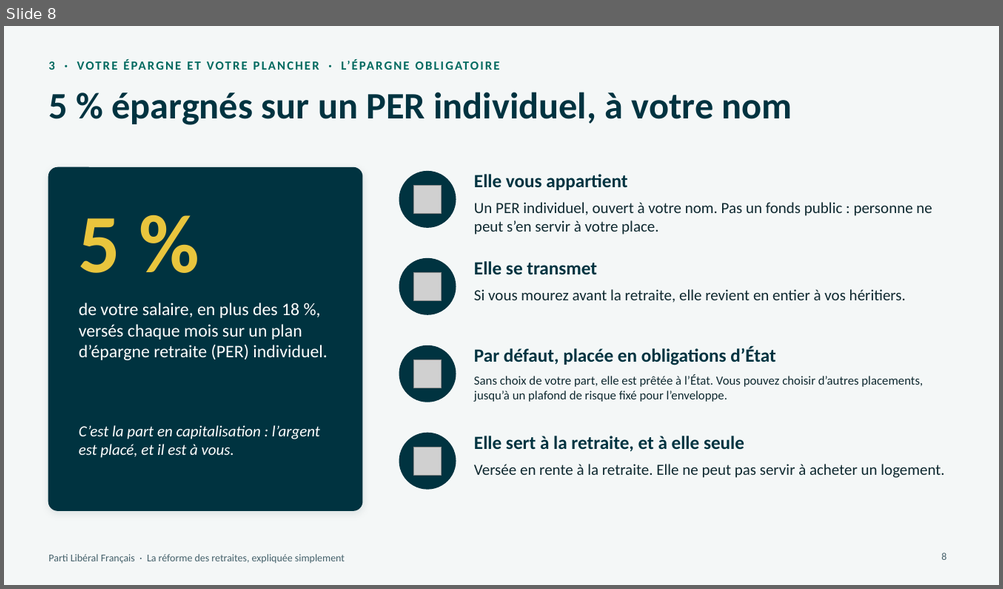
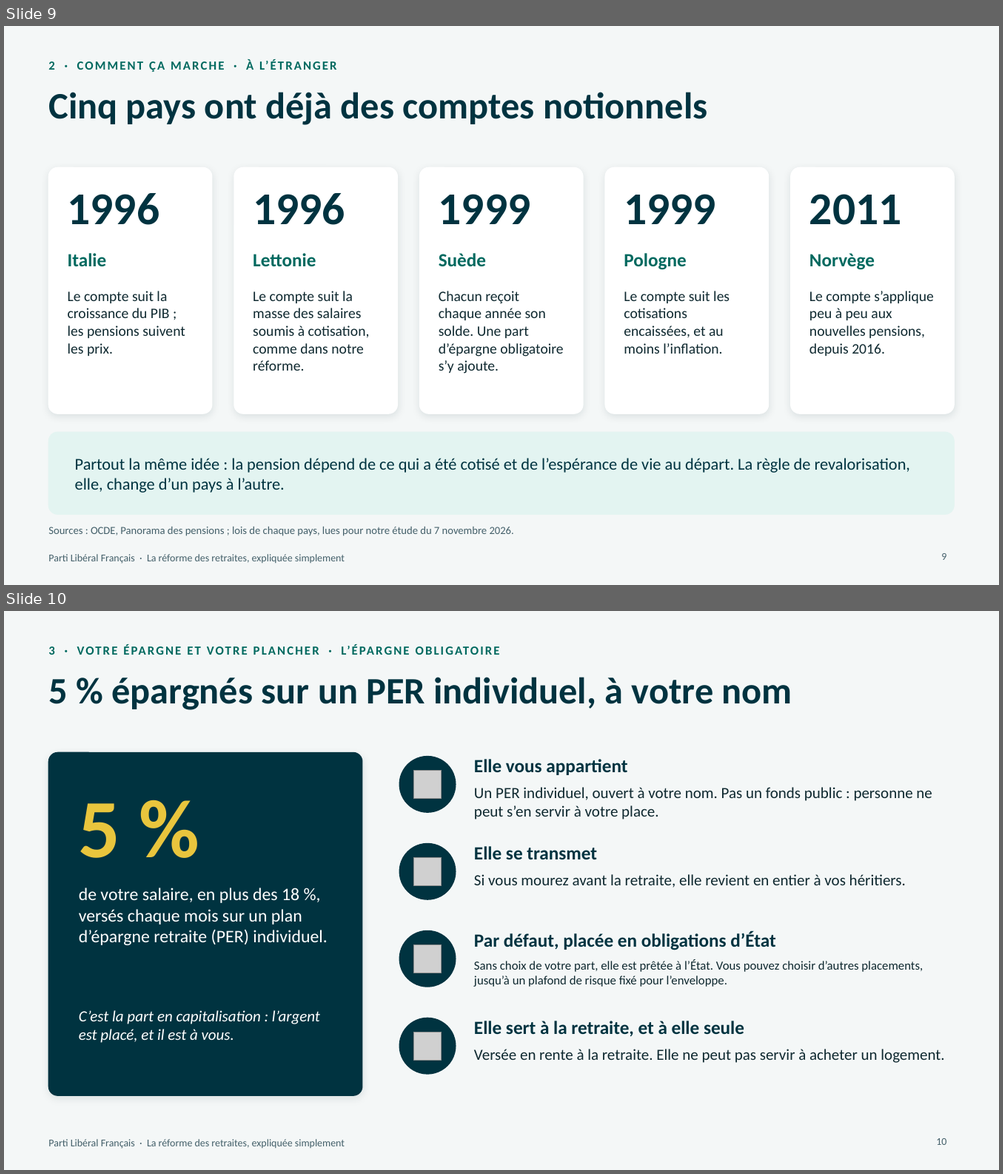
Before and after one commit to g-pliberal/retraitecomptenotionelle, a slide deck: docs/presentation_adherents_17_novembre_2026.pptx. Shown one above the other, each under a label of ours: slide 8 before the commit, slides 9 and 10 after it. The pictures are 1003x589 and 1003x1174 pixels, drawn with LibreOffice and Linux fonts; fonts in the diff are those of the drawing; grey boxes stand for pictures. Boxes give left, top, right and bottom in pixels: in the first picture for what was removed or moved away, otherwise in the second. Text is boxed around its words. In the diff, an @@ line names an element or a change of style, - is before the commit and + after.

```diff
--- a/docs/presentation_adherents_17_novembre_2026.pptx
+++ b/docs/presentation_adherents_17_novembre_2026.pptx
@@ slide 9 added at (x1=4, y1=26, x2=999, y2=585), background #F4F7F7; not listed: 1 template element that a slide beside it also shows @@
@@ text added at (x1=48, y1=59, x2=268, y2=70), 12 pt, text #00695F, bold @@
+2 · COMMENT ÇA MARCHE · À L’ÉTRANGER
@@ title added at (x1=48, y1=92, x2=707, y2=125), 36 pt, text #003340, bold @@
+Cinq pays ont déjà des comptes notionnels
@@ rounded rectangle added at (x1=48, y1=168, x2=212, y2=414), fill #FFFFFF, outline #FFFFFF 1 pt @@
@@ rounded rectangle added at (x1=235, y1=168, x2=398, y2=414), fill #FFFFFF, outline #FFFFFF 1 pt @@
@@ rounded rectangle added at (x1=420, y1=168, x2=583, y2=414), fill #FFFFFF, outline #FFFFFF 1 pt @@
@@ rounded rectangle added at (x1=606, y1=168, x2=768, y2=414), fill #FFFFFF, outline #FFFFFF 1 pt @@
@@ rounded rectangle added at (x1=791, y1=168, x2=954, y2=414), fill #FFFFFF, outline #FFFFFF 1 pt @@
@@ text added at (x1=68, y1=193, x2=160, y2=225), 44 pt, text #003340, bold @@
+1996
@@ text added at (x1=253, y1=193, x2=345, y2=225), 44 pt, text #003340, bold @@
+1996
@@ text added at (x1=438, y1=194, x2=531, y2=224), 44 pt, text #003340, bold @@
+1999
@@ text added at (x1=623, y1=194, x2=716, y2=224), 44 pt, text #003340, bold @@
+1999
@@ text added at (x1=809, y1=194, x2=902, y2=225), 44 pt, text #003340, bold @@
+2011
@@ text added at (x1=68, y1=253, x2=107, y2=267), 18 pt, text #00695F, bold @@
+Italie
@@ text added at (x1=253, y1=253, x2=316, y2=267), 18 pt, text #00695F, bold @@
+Lettonie
@@ text added at (x1=438, y1=253, x2=486, y2=267), 18 pt, text #00695F, bold @@
+Suède
@@ text added at (x1=623, y1=253, x2=686, y2=270), 18 pt, text #00695F, bold @@
+Pologne
@@ text added at (x1=809, y1=253, x2=874, y2=270), 18 pt, text #00695F, bold @@
+Norvège
@@ text added at (x1=68, y1=291, x2=185, y2=356), 14 pt, text #0F2930 @@
+Le compte suit la croissance du PIB ; les pensions suivent les prix.
@@ text added at (x1=253, y1=291, x2=370, y2=371), 14 pt, text #0F2930 @@
+Le compte suit la masse des salaires soumis à cotisation, comme dans notre réforme.
@@ text added at (x1=438, y1=291, x2=563, y2=374), 14 pt, text #0F2930 @@
+Chacun reçoit chaque année son solde. Une part d’épargne obligatoire s’y ajoute.
@@ text added at (x1=623, y1=291, x2=729, y2=354), 14 pt, text #0F2930 @@
+Le compte suit les cotisations encaissées, et au moins l’inflation.
@@ text added at (x1=809, y1=291, x2=933, y2=356), 14 pt, text #0F2930 @@
+Le compte s’applique peu à peu aux nouvelles pensions, depuis 2016.
@@ rounded rectangle added at (x1=48, y1=432, x2=954, y2=514), fill #E3F4F1, outline #E3F4F1 1 pt @@
@@ text added at (x1=75, y1=458, x2=910, y2=493), 16 pt, text #003340 @@
+Partout la même idée : la pension dépend de ce qui a été cotisé et de l’espérance de vie au départ. La règle de revalorisation, elle, change d’un pays à l’autre.
@@ text added at (x1=48, y1=527, x2=514, y2=537), 10.5 pt, text #44606A @@
+Sources : OCDE, Panorama des pensions ; lois de chaque pays, lues pour notre étude du 7 novembre 2026.
@@ page number added at (x1=941, y1=554, x2=946, y2=560), 10 pt, text #44606A @@
+9
@@ what was slide 8 is now slide 10 @@
@@ page number at (x1=936, y1=1139, x2=946, y2=1145): text changed @@
-8
+10
```
Also in this commit, not shown: 3 other slides added.
